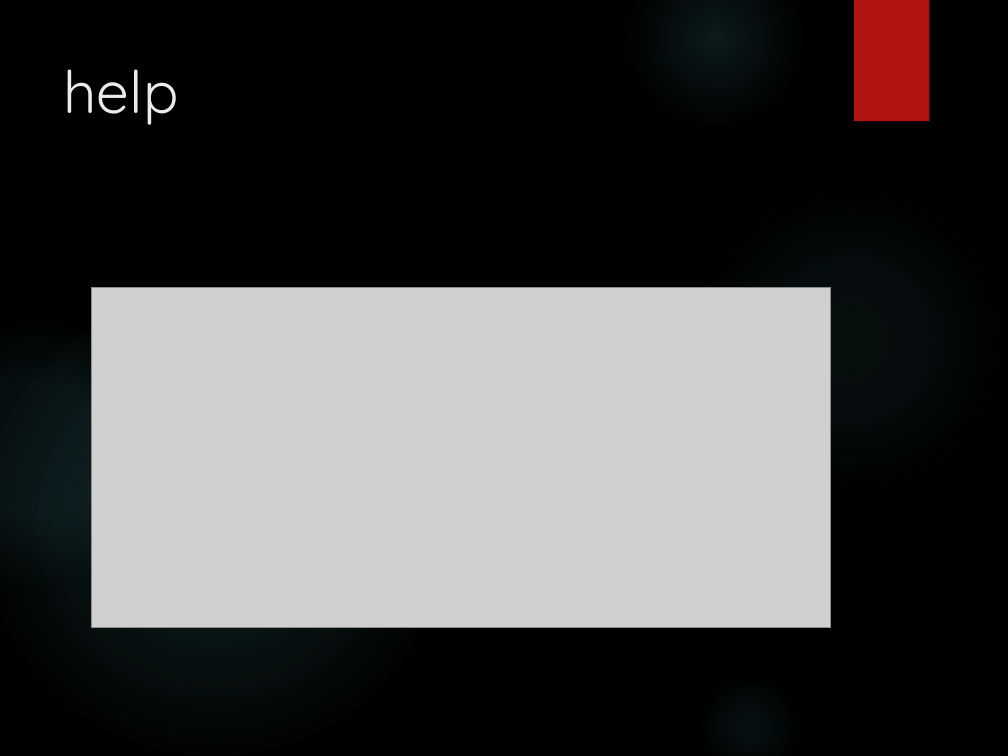
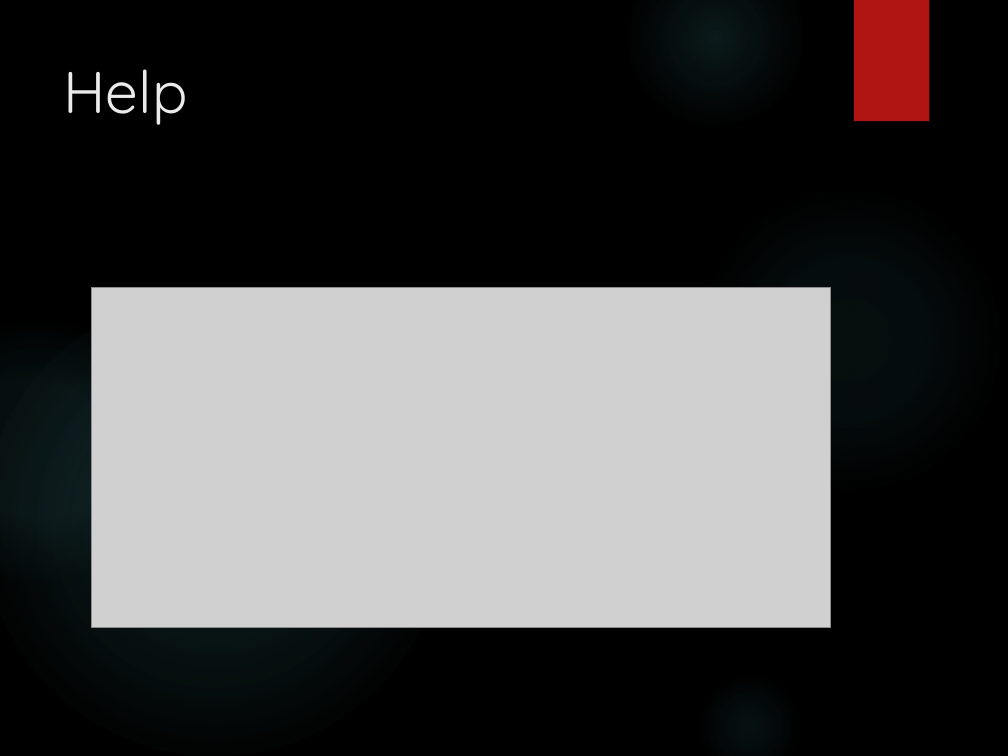
Before and after one commit to leg4822/ustdemo, a slide deck: slide 16 of MongoDB Relational Queries.pptx (slide 18 before the commit). Drawn at 1008x756 pixels with LibreOffice and Linux fonts; fonts in the diff are those of the drawing; grey boxes stand for pictures; background and template pictures are left out. Boxes give left, top, right and bottom in pixels: in the first picture for what was removed or moved away, otherwise in the second. Text is boxed around its words. In the diff, an @@ line names an element or a change of style, - is before the commit and + after.

```diff
--- a/MongoDB Relational Queries.pptx
+++ b/MongoDB Relational Queries.pptx
@@ title at (63, 69, 187, 125): text changed @@
-help
+Help
```
Also in this commit, not shown: 6 other slides changed, 4 slides removed, 1 other file.
